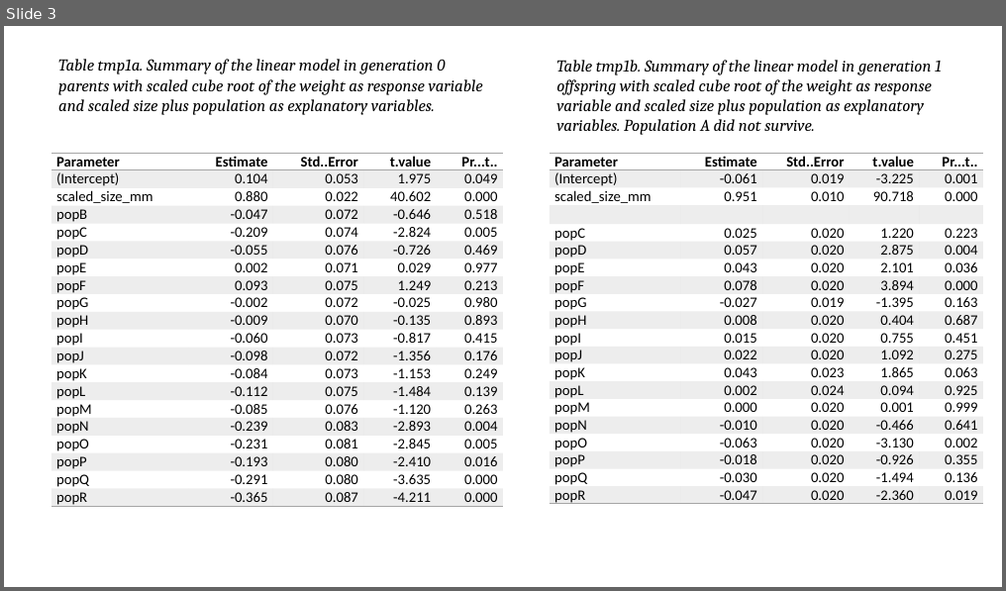
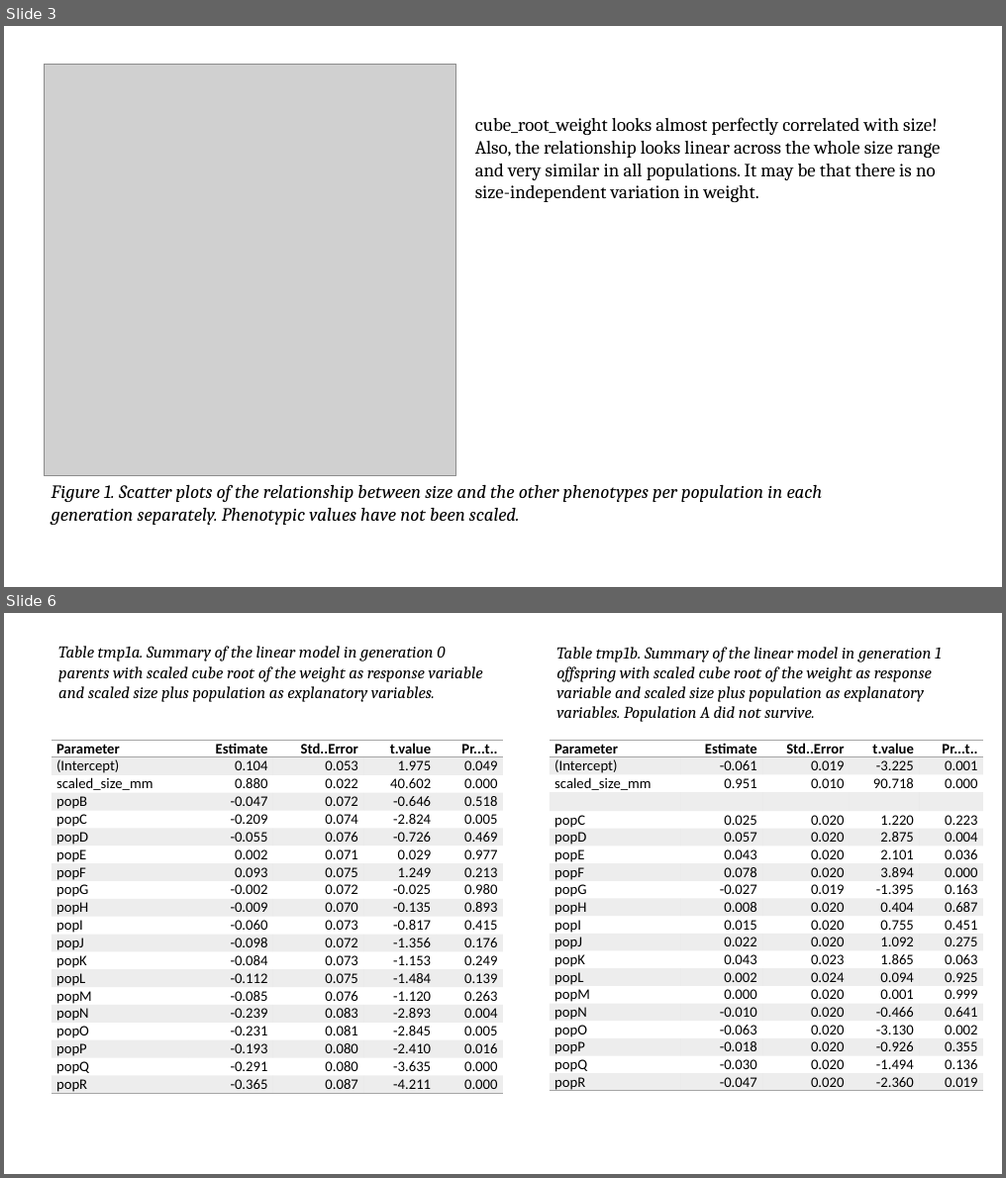
Before and after one commit to sam0per/Littorina_CZ_offspring, a slide deck: docs/Littorina_offspring_size_issue_20200409.pptx. Shown one above the other, each under a label of ours: slide 3 before the commit, slides 3 and 6 after it; the slides between them are not shown. The pictures are 1006x591 and 1006x1178 pixels, drawn with LibreOffice and Linux fonts; fonts in the diff are those of the drawing; grey boxes stand for pictures. Boxes give left, top, right and bottom in pixels: in the first picture for what was removed or moved away, otherwise in the second. Text is boxed around its words. In the diff, an @@ line names an element or a change of style, - is before the commit and + after.

Commit message:
model size at maturity

```diff
--- a/docs/Littorina_offspring_size_issue_20200409.pptx
+++ b/docs/Littorina_offspring_size_issue_20200409.pptx
@@ slide 3 added at [4, 26, 1002, 587], background #FFFFFF @@
@@ picture added at [44, 64, 456, 475] @@
@@ text added at [475, 117, 940, 202], 18 pt, text #000000 @@
+cube_root_weight looks almost perfectly correlated with size! Also, the relationship looks linear across the whole size range and very similar in all populations. It may be that there is no size-independent variation in weight.
@@ text added at [52, 485, 823, 525], 18 pt, text #000000, italic @@
+Figure 1. Scatter plots of the relationship between size and the other phenotypes per population in each generation separately. Phenotypic values have not been scaled.
@@ what was slide 3 is now slide 6 @@
```
Also in this commit, not shown: 2 slides changed, 2 other slides added, 6 other files.
